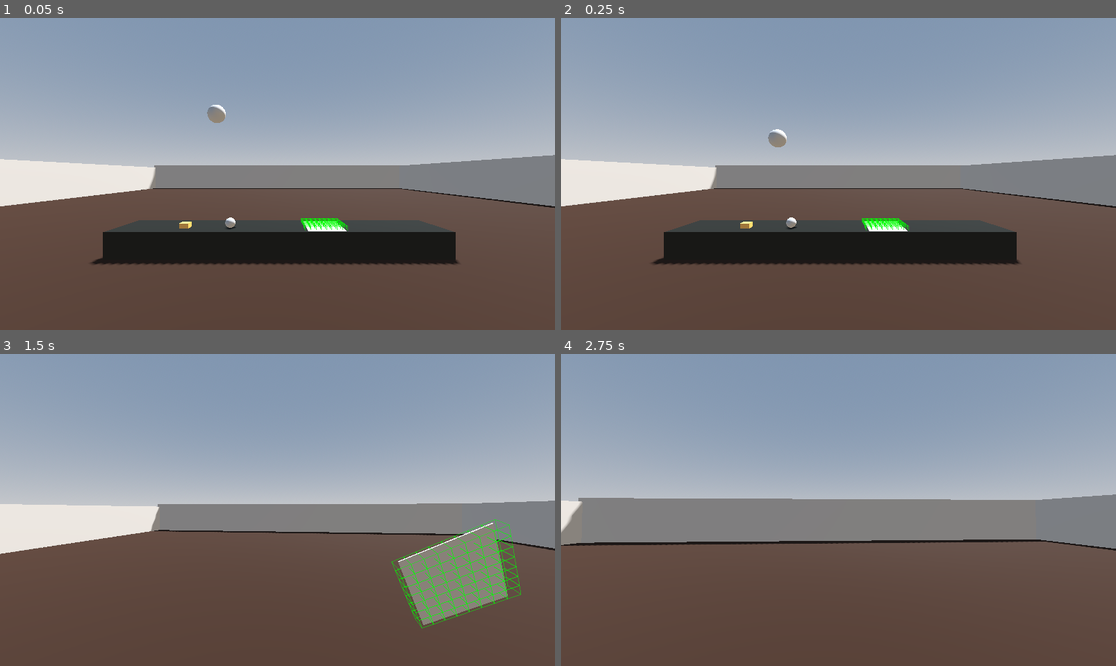
Above: before the commit, frames 1-4 (two rows, left to right).
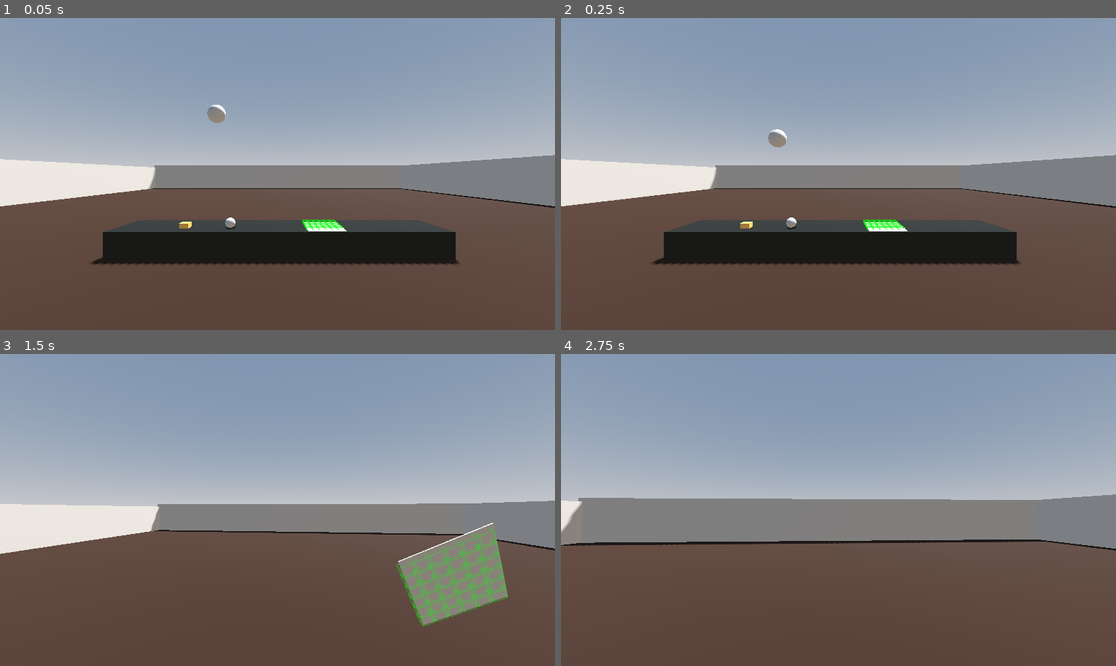
Above: after the commit, the same moments.

Repository: bgilross/cookin
Game: Godot game, scene res://scenes/main_scene.tscn
Two runs of this game, one before a commit and one after it. Both use one fixed random seed, a clock stepped at 60 frames per second and the inputs below.
Inputs (mouse positions are in pixels of both pictures, inside the frame that each line leads up to):
- Up to frame 1 (0.05 s): no input
- Up to frame 2 (0.25 s): no input
- Up to frame 3 (1.5 s): tap Enter (ui_accept) at 0.5, 0.77 s; move the mouse to (305, 510) at 0.52 s; hold F (interact) 0.53-1.28 s; hold W (forward) from 0.53 s (still down); tap G (drop, bound only after the commit) at 0.8, 1.35 s; move the mouse to (249, 510) at 1.27 s
- Up to frame 4 (2.75 s): keep holding W (forward); tap Enter (ui_accept) at 1.52 s; tap F (interact) at 1.55 s; move the mouse to (849, 503) at 2.02 s; hold F (interact) from 2.03 s (still down); tap G (drop, bound only after the commit) at 2.3 s

The runs differ from the first frame. In frame 1, 0.2% of the frame differs, in the area x 54-63%, y 64-69%; in frame 2, 0.2%; in frame 3, 1.6%, in the area x 70-94%, y 53-88%; in frame 4, nothing differs.

Commit message:
somethings fucked

Diff:
--- a/project.godot
+++ b/project.godot
@@ -42,6 +42,16 @@
 "events": [Object(InputEventKey,"resource_local_to_scene":false,"resource_name":"","device":-1,"window_id":0,"alt_press …(192 unchanged characters)…
 ]
 }
+use={
+"deadzone": 0.2,
+"events": [Object(InputEventKey,"resource_local_to_scene":false,"resource_name":"","device":-1,"window_id":0,"alt_pressed":false,"shift_pressed":false,"ctrl_pressed":false,"meta_pressed":false,"pressed":false,"keycode":0,"physical_keycode":69,"key_label":0,"unicode":101,"location":0,"echo":false,"script":null)
+]
+}
+drop={
+"deadzone": 0.2,
+"events": [Object(InputEventKey,"resource_local_to_scene":false,"resource_name":"","device":-1,"window_id":0,"alt_pressed":false,"shift_pressed":false,"ctrl_pressed":false,"meta_pressed":false,"pressed":false,"keycode":0,"physical_keycode":71,"key_label":0,"unicode":103,"location":0,"echo":false,"script":null)
+]
+}
 
 [rendering]
 
--- a/scripts/PlayerBodyController.gd
+++ b/scripts/PlayerBodyController.gd
@@ -39,13 +39,19 @@
 
 func _unhandled_input(event: InputEvent) -> void:
 	if event.is_action_pressed("interact"):
-		if held_object:
-			drop_held_object()
-		elif current_target:
-			if current_target.has_method("pickup"):
+		# Handle interaction with current target or held object
+		if current_target:
+			print("Interacting with: " + current_target.name)
+			if held_object and current_target.has_method("interact"):
+				current_target.interact(self)
+			elif not held_object and current_target.has_method("pickup"):
 				current_target.pickup(self)
-			elif current_target.has_method("interact"):
+			elif not held_object and current_target.has_method("interact"):
 				current_target.interact(self)
+
+	# Use G key (drop action) exclusively for dropping
+	if event.is_action_pressed("drop") and held_object:
+		handle_drop_action()
 
 func handle_push_collisions():
 	for body in push_area.get_overlapping_bodies():
@@ -98,16 +104,90 @@
 # ----------------------------
 # Holding
 # ----------------------------
+func drop_held_object() -> void:
+	if not held_object:
+		return
 
+	print("Dropping held object: " + held_object.name)
+	var obj = held_object
+	held_object = null  # Clear reference BEFORE dropping to avoid recursive issues
 
-func drop_held_object() -> void:
-	if held_object:
-		var obj = held_object
-		held_object = null
+	# Use the utility function to handle dropping
+	PickableUtils.drop_from_player(obj, self)
 
-		# Use the utility function to handle dropping
-		PickableUtils.drop_from_player(obj, self)
+	print("Drop complete")
 
 func hold_item(obj: Node3D) -> void:
+	if not is_instance_valid(obj):
+		print("Attempted to hold invalid object")
+		return
+
+	# Clear any existing held object first
+	if held_object:
+		drop_held_object()
+
+	print("Player picked up: " + obj.name)
 	held_object = obj
+
+	# Make sure object isn't already in the scene tree somewhere else
+	if obj.get_parent():
+		obj.get_parent().remove_child(obj)
+
 	hold_position.add_child(obj)
+
+	# Reset object transform relative to hold position
+	obj.transform = Transform3D.IDENTITY
+
+# ----------------------------
+# New Drop Functionality
+# ----------------------------
+func handle_drop_action() -> void:
+	if not held_object:
+		return
+
+	# Check if held object is a storage container
+	var is_storage_container = false
+	var has_stored_items = false
+
+	# First check if it's a VisibleStorageObject or has methods/properties related to storage
+	if held_object.has_method("get_storage_slots") or "storage_slots" in held_object:
+		is_storage_container = true
+
+		# Get stored items if available
+		if "stored_items" in held_object and held_object.stored_items.size() > 0:
+			has_stored_items = true
+			print("Storage container has " + str(held_object.stored_items.size()) + " items")
+
+	# If it's not a storage container or has no items, just drop it
+	if not is_storage_container or not has_stored_items:
+		print("Dropping held object (not a storage container or empty)")
+		drop_held_object()
+		return
+
+	# Drop one item from the storage container
+	var items = held_object.stored_items
+	if items.size() > 0:
+		# Get the last item in the container
+		var item_to_drop = items[items.size() - 1]
+		print("Attempting to drop item from container: " + item_to_drop.name)
+
+		# Make sure the item is a valid node
+		if not is_instance_valid(item_to_drop):
+			print("Invalid item reference")
+			return
+
+		# Remove it from the container first
+		var removed_item = null
+		if held_object.has_method("remove_item"):
+			removed_item = held_object.remove_item(item_to_drop)
+
+		# If removal was successful
+		if removed_item:
+			# Calculate drop position - slightly in front of player
+			var drop_transform = PickableUtils.calculate_drop_position(self)
+
+			# Drop the item
+			PickableUtils.drop(removed_item, drop_transform)
+			print("Successfully dropped item from container")
+		else:
+			print("Failed to remove item from container")
--- a/scripts/VisibleStorageObject.gd
+++ b/scripts/VisibleStorageObject.gd
@@ -102,6 +102,10 @@
 		if item.get("weight") != null:
 			current_weight -= item.weight
 
+		print("Removed item from storage: " + item.name)
+	else:
+		print("Failed to remove item from storage")
+
 	return removed_item
 
 # Handle pickup if this is a pickable storage container
--- a/scripts/VisibleStorageUtils.gd
+++ b/scripts/VisibleStorageUtils.gd
@@ -71,6 +71,7 @@
 	padding: float = 0.05
 ) -> Array[StorageSlot]:
 	var container_size = get_storage_area_size(storage_area)
+	print("Container size: ", container_size)
 	return calculate_storage_slots(container_size, arrangement, item_size, padding)
 
 # Get all valid storage slots based on container size and arrangement type
@@ -96,20 +97,27 @@
 		StorageArrangement.GRID:
 
 			# For grid, we create a 2D array of positions
-			print("Starting GRID")
+			print("Starting GRID calculation")
 			var width_slots = int(container_size.x / (item_size.x + padding))
 			var depth_slots = int(container_size.z / (item_size.z + padding))
+
+			if width_slots <= 0:
+				width_slots = 1
+			if depth_slots <= 0:
+				depth_slots = 1
+
 			print("Width Slots = ", width_slots)
-			print("Height Slots = ", depth_slots)
-
-			var start_x = -container_size.x / 2 + item_size.x / 2
-			var start_z = -container_size.z / 2 + item_size.z / 2
+			print("Depth Slots = ", depth_slots)
+
+			var start_x = -container_size.x / 2 + item_size.x / 2 + padding
+			var start_z = -container_size.z / 2 + item_size.z / 2 + padding
 
 			for x in range(width_slots):
 				for z in range(depth_slots):
 					var pos_x = start_x + x * (item_size.x + padding)
 					var pos_z = start_z + z * (item_size.z + padding)
 					var slot = StorageSlot.new(Vector3(pos_x, item_size.y / 2, pos_z))
+					slot.size = item_size
 					slots.append(slot)
 
 		StorageArrangement.HANGING:
@@ -122,14 +130,17 @@
 			for x in range(width_slots):
 				var pos_x = start_x + x * (item_size.x + padding)
 				var slot = StorageSlot.new(Vector3(pos_x, hang_height, 0))
+				slot.size = item_size
 				slots.append(slot)
 
 		StorageArrangement.FREEFORM:
 			# For freeform, we just create a single slot in the center
 			# (freeform would typically be handled differently with custom positioning)
 			var slot = StorageSlot.new(Vector3(0, item_size.y / 2, 0))
+			slot.size = item_size
 			slots.append(slot)
 
+	print("Created " + str(slots.size()) + " storage slots")
 	return slots
 
 # Add an item to a storage container
@@ -149,6 +160,8 @@
 		print("Storage full, no available slots")
 		return false
 
+	print("Found available slot at position: ", target_slot.position)
+
 	# Remove item from its current parent
 	if item.get_parent():
 		var global_transform = item.global_transform
@@ -158,7 +171,7 @@
 	# Add item to storage container
 	storage_node.add_child(item)
 
-	# Position item in slot
+	# Position item in slot - using local coordinates relative to the storage container
 	item.position = target_slot.position
 	item.rotation = target_slot.rotation
 
@@ -170,6 +183,7 @@
 	if item.get("storage_slot") != null:
 		item.storage_slot = target_slot
 
+	print("Item successfully placed in slot")
 	return true
 
 # Remove an item from storage
@@ -185,19 +199,16 @@
 			break
 
 	if target_slot == null:
-		print("Item not found in storage")
+		print("Item not found in storage slots")
 		return null
+
+	print("Found item in slot at position: ", target_slot.position)
 
 	# Mark slot as unoccupied
 	target_slot.occupied = false
 	target_slot.stored_item = null
 
-	# Remove item from storage container
-	if item.get_parent():
-		var global_transform = item.global_transform
-		item.get_parent().remove_child(item)
-		item.global_transform = global_transform
-
+	# Item will be removed from storage container by caller
 	return item
 
 # Calculate weight/volume capacity based on stored items
@@ -217,11 +228,11 @@
 
 	return result
 
-# Visualize storage slots for debugging using modern Godot 4.x drawing
-# This should be called from _process or other appropriate function
+# Debug visualization helpers
 static func debug_draw_slots(storage_node: Node3D, slots: Array[StorageSlot]):
 	# This function requires the calling class to extend Node3D and implement _draw()
-	# Which will call this function
+
+	var lines = []
 
 	for slot in slots:
 		var slot_pos = slot.position
@@ -229,9 +240,6 @@
 
 		# Set color based on whether slot is occupied
 		var color = Color(1, 0, 0, 0.5) if slot.occupied else Color(0, 1, 0, 0.5)
-
-		# Draw cube wireframe in 3D
-		var lines = []
 
 		# Define the 8 corners of the cube
 		var corners = []
@@ -251,12 +259,4 @@
 		for edge in edges:
 			lines.append([corners[edge[0]], corners[edge[1]], color])
 
-		# Return the lines data so the caller can use it in _draw
-		return lines
-
-# Example of how to use this in a storage container class:
-# func _draw():
-#     if Engine.is_editor_hint() or debug_mode:
-#         var lines = VisibleStorageUtils.debug_draw_slots(self, storage_slots)
-#         for line in lines:
-#             draw_line_3d(line[0], line[1], line[2])
+	return lines
--- a/scripts/pickup_box.gd
+++ b/scripts/pickup_box.gd
@@ -7,7 +7,7 @@
 @export var interact_text: String = "Press F to interact with tray"
 @export var item_size: Vector3 = Vector3(0.1, 0.05, 0.1)  # Average size of items to store
 @export var max_items: int = 100  # Maximum number of items (as a fallback)
-@export var item_padding: int = .02
+@export var item_padding: float = 0.02  # Fixed the type from int to float
 
 # Storage properties
 var storage_slots: Array[VisibleStorageUtils.StorageSlot] = []
@@ -45,19 +45,20 @@
 
 # Player interaction
 func interact(player: Node) -> void:
-	print("Interacting with storage tray")
+	print("Interacting with storage tray from: " + player.name)
 
 	# If player is holding something, try to store it
-	if player.held_object:
+	if "held_object" in player and player.held_object:
 		var item = player.held_object
-		player.held_object = null
 
+		# Try to store item before removing it from player
 		if store_item(item):
-			print("Item stored in tray")
+			print("Item stored in tray: " + item.name)
+			player.held_object = null
 		else:
-			# Give it back if storage failed
-			player.hold_item(item)
 			print("Couldn't store item in tray")
+	else:
+		print("Player not holding anything to store")
 
 # Allow the tray to be picked up
 func pickup(player: Node) -> void:
@@ -81,8 +82,15 @@
 
 # Store an item on the tray
 func store_item(item: Node3D) -> bool:
+	if not is_instance_valid(item):
+		print("Invalid item reference")
+		return false
+
+	print("Attempting to store item: " + item.name)
+
 	# Check if there's space
 	if stored_items.size() >= storage_slots.size():
+		print("Storage is full")
 		return false
 
 	# Try to add the item
@@ -95,19 +103,50 @@
 		if item is RigidBody3D:
 			PickableUtils.freeze_physics(item)
 
+		print("Successfully stored item: " + item.name)
+	else:
+		print("Failed to store item in slot")
+
 	return success
 
 # Remove an item from the tray
 func remove_item(item: Node3D) -> Node3D:
-	if not stored_items.has(item):
+	if not is_instance_valid(item):
+		print("Invalid item reference")
 		return null
 
-	var removed_item = VisibleStorageUtils.remove_item_from_storage(item, storage_slots)
+	if not stored_items.has(item):
+		print("Item not in storage")
+		return null
 
-	if removed_item:
-		stored_items.erase(item)
+	# Find which slot contains this item
+	var target_slot = null
+	for slot in storage_slots:
+		if slot.occupied and slot.stored_item == item:
+			target_slot = slot
+			break
 
-	return removed_item
+	if not target_slot:
+		print("Item not found in any storage slot")
+		return null
+
+	# Mark slot as unoccupied
+	target_slot.occupied = false
+	target_slot.stored_item = null
+
+	# Remove from stored items array
+	stored_items.erase(item)
+
+	# Prepare the item for independent existence
+	if item.get_parent() == self:
+		remove_child(item)
+
+	# If it's a physics object, restore physics
+	if item is RigidBody3D:
+		PickableUtils.unfreeze_physics(item)
+
+	print("Successfully removed item from tray: " + item.name)
+	return item
 
 # Signal handlers for the storage area
 func _on_storage_area_body_entered(body: Node) -> void:
